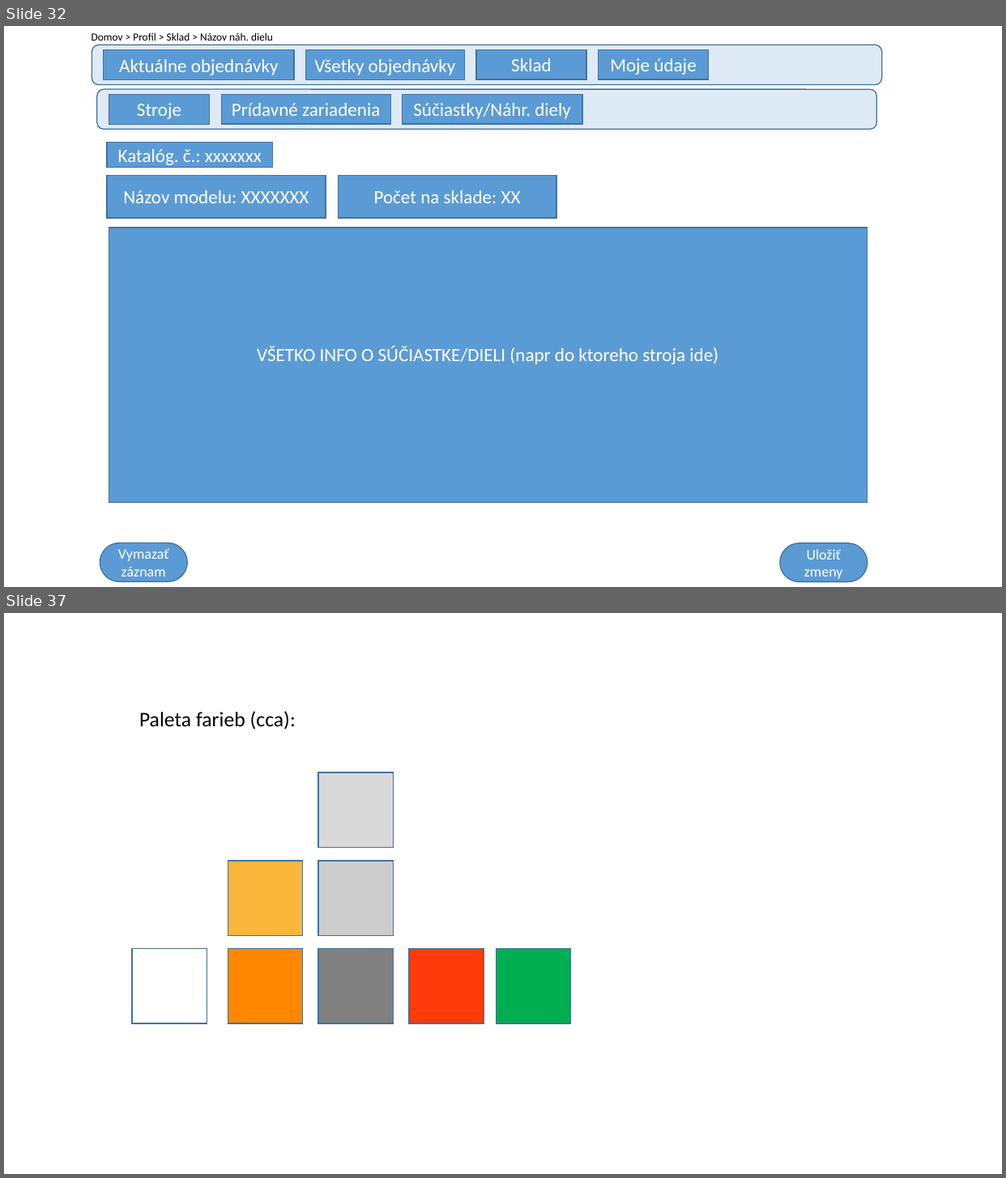
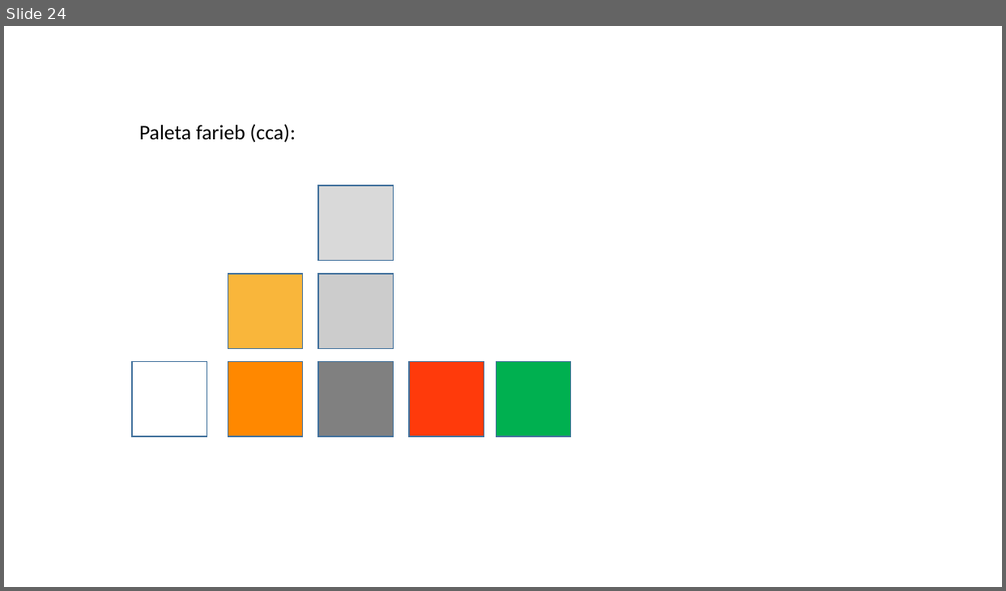
Before and after one commit to milantru/ServIS, a slide deck: docs/B-Servis WebApp UI koncept.pptx. Shown one above the other, each under a label of ours: slides 32 and 37 before the commit, slide 24 after it; the slides between them are not shown. The pictures are 1006x1178 and 1006x591 pixels, drawn with LibreOffice and Linux fonts; fonts in the diff are those of the drawing. Boxes give left, top, right and bottom in pixels: in the first picture for what was removed or moved away, otherwise in the second. Text is boxed around its words. In the diff, an @@ line names an element or a change of style, - is before the commit and + after.

```diff
--- a/docs/B-Servis WebApp UI koncept.pptx
+++ b/docs/B-Servis WebApp UI koncept.pptx
@@ slide 32 removed at box(4, 26, 1002, 587), background #FFFFFF @@
@@ rounded rectangle removed at box(91, 45, 881, 84) @@
@@ text removed at box(91, 32, 273, 41) @@
-Domov > Profil > Sklad > Názov náh. dielu
@@ rectangle removed at box(104, 50, 294, 80) @@
-Aktuálne objednávky
@@ rectangle removed at box(305, 50, 464, 80) @@
-Všetky objednávky
@@ rectangle removed at box(476, 50, 586, 80) @@
-Sklad
@@ rectangle removed at box(599, 50, 709, 80) @@
-Moje údaje
@@ rounded rectangle removed at box(97, 90, 877, 130) @@
@@ rectangle removed at box(108, 94, 210, 124) @@
-Stroje
@@ rectangle removed at box(221, 94, 390, 124) @@
-Prídavné zariadenia
@@ rectangle removed at box(403, 94, 582, 124) @@
-Súčiastky/Náhr. diely
@@ rectangle removed at box(108, 142, 273, 168) @@
-Katalóg. č.: xxxxxxx
@@ rectangle removed at box(108, 175, 326, 218) @@
-Názov modelu: XXXXXXX
@@ rectangle removed at box(338, 175, 556, 218) @@
-Počet na sklade: XX
@@ rectangle removed at box(108, 228, 867, 503) @@
-VŠETKO INFO O SÚČIASTKE/DIELI (napr do ktoreho stroja ide)
@@ rounded rectangle removed at box(100, 544, 187, 582) @@
-Vymazať záznam
@@ rounded rectangle removed at box(780, 544, 868, 582) @@
-Uložiť zmeny
@@ what was slide 37 is now slide 24 @@
```
Also in this commit, not shown: 7 slides changed, 30 slides added, 24 other slides removed, 47 other files.
